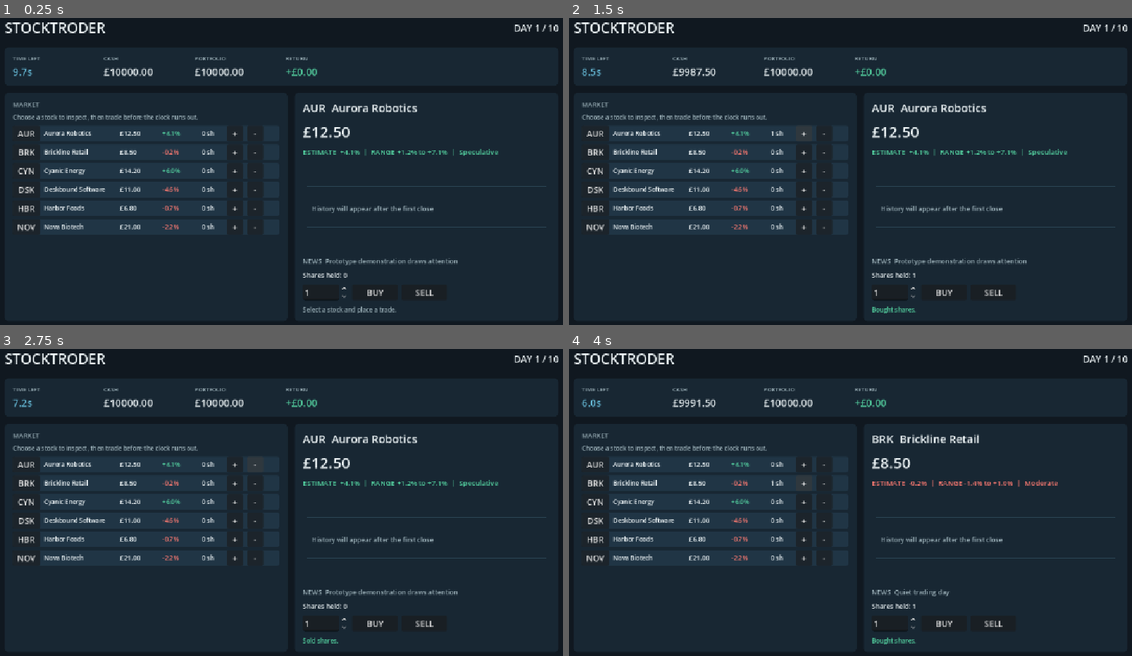
Above: before the commit, frames 1-4 (two rows, left to right).
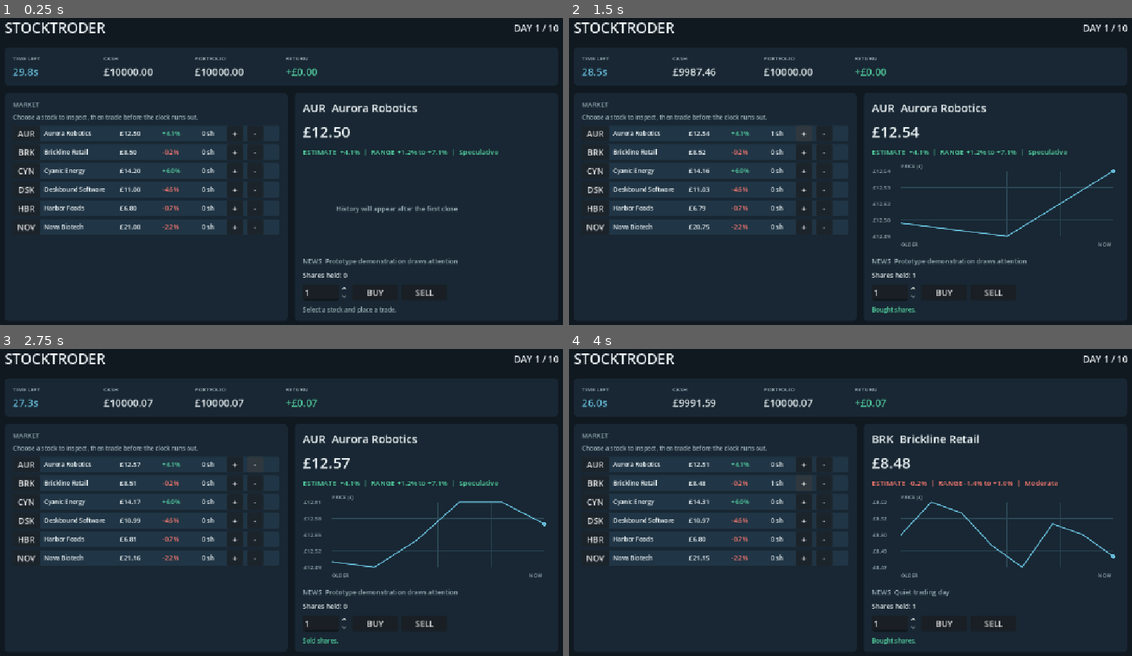
Above: after the commit, the same moments.

Repository: hardcoregandhi/stock-troder
Game: Godot game, scene res://scenes/main.tscn
Two runs of this game, one before a commit and one after it. Both use one fixed random seed, a clock stepped at 60 frames per second and the inputs below.
Inputs:
- Up to frame 1 (0.25 s): no input
- Up to frame 2 (1.5 s): click "AUR" at 0.5 s; click "+" at 1.25 s
- Up to frame 3 (2.75 s): click "-" at 2 s
- Up to frame 4 (4 s): click "BRK" at 2.75 s; click "+" at 3.5 s

The runs differ from the first frame. In frame 1, 0.5% of the frame differs, in the area x 2-98%, y 16-69%; in frame 2, 1.3%; in frame 3, 1.3%; in frame 4, 1.4%, in the area x 2-98%, y 16-75%.

Commit message:
Add live rounds and trading debrief

Diff:
--- a/scripts/application/day_timer.gd
+++ b/scripts/application/day_timer.gd
@@ -4,11 +4,11 @@
 signal time_updated(seconds_remaining: float)
 signal timed_out
 
-var duration_seconds: float = 10.0
+var duration_seconds: float = 30.0
 var seconds_remaining: float = 0.0
 var running: bool = false
 
-func start(new_duration_seconds: float = 10.0) -> void:
+func start(new_duration_seconds: float = 30.0) -> void:
 	duration_seconds = maxf(0.1, new_duration_seconds)
 	seconds_remaining = duration_seconds
 	running = true
--- a/scripts/application/trading_session.gd
+++ b/scripts/application/trading_session.gd
@@ -4,18 +4,21 @@
 signal run_started(state_snapshot: Dictionary)
 signal day_prepared(day_number: int, projections: Array[Dictionary], news: Array[Dictionary])
 signal time_updated(seconds_remaining: float)
+signal market_updated(state_snapshot: Dictionary)
 signal trade_completed(trade_result: Dictionary)
 signal trade_rejected(trade_result: Dictionary)
 signal day_resolved(day_number: int, resolution_result: Array[Dictionary], state_snapshot: Dictionary)
 signal run_completed(summary: Dictionary)
 
 const DEFAULT_SEED: int = 42_4242
-const DAY_LENGTH_SECONDS: float = 10.0
+const DAY_LENGTH_SECONDS: float = 30.0
+const MARKET_SAMPLE_INTERVAL_SECONDS: float = 0.5
 
 var game_state: GameState
 var market_simulator: MarketSimulator
 var trade_service: TradeService
 var day_timer: DayTimer
+var market_sample_elapsed: float = 0.0
 
 func _ready() -> void:
 	day_timer = DayTimer.new()
@@ -31,6 +34,7 @@
 	game_state = GameState.create_default(run_seed, run_total_days)
 	market_simulator = MarketSimulator.new(run_seed)
 	trade_service = TradeService.new()
+	market_sample_elapsed = 0.0
 	run_started.emit(state_snapshot())
 	_prepare_day()
 
@@ -39,6 +43,14 @@
 
 func sell(symbol: String, quantity: int) -> Dictionary:
 	return _execute_trade(trade_service.sell(game_state, symbol, quantity))
+
+func continue_to_next_day() -> bool:
+	if game_state == null or game_state.phase != GameState.Phase.DEBRIEF:
+		return false
+	game_state.current_day += 1
+	game_state.phase = GameState.Phase.PREPARING
+	_prepare_day()
+	return true
 
 func state_snapshot() -> Dictionary:
 	if game_state == null:
@@ -66,12 +78,23 @@
 	}
 
 func _prepare_day() -> void:
+	market_sample_elapsed = 0.0
 	var projections := market_simulator.prepare_day(game_state)
 	var news: Array[Dictionary] = []
 	for projection in projections:
 		news.append({"symbol": projection["symbol"], "text": projection["news"]})
 	day_prepared.emit(game_state.current_day, projections, news)
 	day_timer.start(DAY_LENGTH_SECONDS)
+
+func _process(delta: float) -> void:
+	if game_state == null or game_state.phase != GameState.Phase.TRADING or not day_timer.running:
+		return
+	market_sample_elapsed += delta
+	while market_sample_elapsed >= MARKET_SAMPLE_INTERVAL_SECONDS:
+		market_sample_elapsed -= MARKET_SAMPLE_INTERVAL_SECONDS
+		var progress := 1.0 - (day_timer.seconds_remaining / DAY_LENGTH_SECONDS)
+		market_simulator.update_live_prices(game_state, progress)
+		market_updated.emit(state_snapshot())
 
 func _on_day_timer_timed_out() -> void:
 	if game_state == null or game_state.phase != GameState.Phase.TRADING:
@@ -85,7 +108,6 @@
 	if is_final_day:
 		_emit_run_completed()
 		return
-	_prepare_day()
 
 func _on_time_updated(seconds_remaining: float) -> void:
 	time_updated.emit(seconds_remaining)
--- a/scripts/presentation/trading_dashboard.gd
+++ b/scripts/presentation/trading_dashboard.gd
@@ -26,6 +26,8 @@
 var quantity: SpinBox
 var chart: StockHistoryChart
 var summary_panel: PanelContainer
+var debrief_panel: PanelContainer
+var debrief_layer: Control
 var selected_symbol := "AUR"
 var row_labels: Dictionary = {}
 
@@ -39,16 +41,28 @@
 		queue_redraw()
 
 	func _draw() -> void:
-		var area := Rect2(8.0, 8.0, size.x - 16.0, size.y - 16.0)
-		for index in range(1, 4):
-			var y := area.position.y + area.size.y * float(index) / 4.0
-			draw_line(Vector2(area.position.x, y), Vector2(area.end.x, y), grid_color, 1.0)
+		var area := Rect2(58.0, 18.0, size.x - 70.0, size.y - 48.0)
+		if area.size.x <= 0.0 or area.size.y <= 0.0:
+			return
 		if values.size() < 2:
-			draw_string(ThemeDB.fallback_font, Vector2(18.0, size.y * 0.55), "History will appear after the first close", HORIZONTAL_ALIGNMENT_LEFT, -1.0, 13, MUTED)
+			draw_string(ThemeDB.fallback_font, Vector2(66.0, size.y * 0.55), "History will appear after the first close", HORIZONTAL_ALIGNMENT_LEFT, -1.0, 13, MUTED)
 			return
 		var minimum := float(values.min())
 		var maximum := float(values.max())
 		var spread := maxf(1.0, maximum - minimum)
+		for index in range(5):
+			var fraction := float(index) / 4.0
+			var y := area.position.y + area.size.y * fraction
+			draw_line(Vector2(area.position.x, y), Vector2(area.end.x, y), grid_color, 1.0)
+			var label_value := maximum - spread * fraction
+			draw_string(ThemeDB.fallback_font, Vector2(2.0, y + 4.0), _format_price(roundi(label_value)), HORIZONTAL_ALIGNMENT_LEFT, 52.0, 11, MUTED)
+		for index in range(1, 4):
+			var x := area.position.x + area.size.x * float(index) / 4.0
+			draw_line(Vector2(x, area.position.y), Vector2(x, area.end.y), grid_color, 1.0)
+		draw_line(Vector2(area.position.x, area.end.y), Vector2(area.end.x, area.end.y), MUTED, 1.0)
+		draw_string(ThemeDB.fallback_font, Vector2(area.position.x, size.y - 10.0), "OLDER", HORIZONTAL_ALIGNMENT_LEFT, -1.0, 10, MUTED)
+		draw_string(ThemeDB.fallback_font, Vector2(area.end.x - 30.0, size.y - 10.0), "NOW", HORIZONTAL_ALIGNMENT_LEFT, -1.0, 10, MUTED)
+		draw_string(ThemeDB.fallback_font, Vector2(area.position.x, 12.0), "PRICE (£)", HORIZONTAL_ALIGNMENT_LEFT, -1.0, 10, MUTED)
 		var points := PackedVector2Array()
 		for index in values.size():
 			var x := area.position.x + area.size.x * float(index) / float(values.size() - 1)
@@ -57,12 +71,16 @@
 		draw_polyline(points, line_color, 2.0, true)
 		draw_circle(points[points.size() - 1], 4.0, line_color)
 
+	func _format_price(price_pence: int) -> String:
+		return "£%d.%02d" % [price_pence / 100, price_pence % 100]
+
 func setup(new_session: TradingSession) -> void:
 	session = new_session
 	_build_ui()
 	session.run_started.connect(_on_state_changed)
 	session.day_prepared.connect(_on_day_prepared)
 	session.time_updated.connect(_on_time_updated)
+	session.market_updated.connect(_on_market_updated)
 	session.day_resolved.connect(_on_day_resolved)
 	session.trade_completed.connect(_on_trade_result)
 	session.trade_rejected.connect(_on_trade_result)
@@ -115,7 +133,7 @@
 	grid.add_theme_constant_override("h_separation", 30)
 	grid.add_theme_constant_override("v_separation", 2)
 	panel.add_child(grid)
-	clock_label = _status_item(grid, "TIME LEFT", "10.0s", ACCENT)
+	clock_label = _status_item(grid, "TIME LEFT", "30.0s", ACCENT)
 	cash_label = _status_item(grid, "CASH", "£0.00", TEXT)
 	portfolio_label = _status_item(grid, "PORTFOLIO", "£0.00", TEXT)
 	return_label = _status_item(grid, "RETURN", "£0.00", POSITIVE)
@@ -224,8 +242,13 @@
 	if clock_label != null:
 		clock_label.text = "%.1fs" % seconds
 
-func _on_day_resolved(_day: int, _resolutions: Array[Dictionary], _snapshot: Dictionary) -> void:
-	_refresh()
+func _on_market_updated(_snapshot: Dictionary) -> void:
+	_refresh()
+
+func _on_day_resolved(day: int, resolutions: Array[Dictionary], _snapshot: Dictionary) -> void:
+	_refresh()
+	if session.game_state.phase == GameState.Phase.DEBRIEF:
+		_show_debrief(day, resolutions)
 
 func _on_trade_result(result: Dictionary) -> void:
 	trade_feedback.text = result["message"]
@@ -311,7 +334,7 @@
 	detail_projection.add_theme_color_override("font_color", POSITIVE if stock.projection_change >= 0 else NEGATIVE)
 	detail_news.text = "NEWS  %s" % stock.current_news
 	detail_shares.text = "Shares held: %d" % int(state.holdings[stock.symbol])
-	chart.set_values(stock.price_history_pence)
+	chart.set_values(stock.graph_history_pence())
 
 func _select_stock(symbol: String) -> void:
 	selected_symbol = symbol
@@ -330,6 +353,58 @@
 
 func _on_sell_detail() -> void:
 	session.sell(selected_symbol, int(quantity.value))
+
+func _show_debrief(day: int, resolutions: Array[Dictionary]) -> void:
+	if debrief_panel != null:
+		return
+	debrief_layer = Control.new()
+	debrief_layer.set_anchors_and_offsets_preset(Control.PRESET_FULL_RECT)
+	debrief_layer.mouse_filter = Control.MOUSE_FILTER_STOP
+	add_child(debrief_layer)
+	var dimmer := ColorRect.new()
+	dimmer.color = Color(0.02, 0.05, 0.07, 0.78)
+	dimmer.set_anchors_and_offsets_preset(Control.PRESET_FULL_RECT)
+	dimmer.mouse_filter = Control.MOUSE_FILTER_IGNORE
+	debrief_layer.add_child(dimmer)
+	var center := CenterContainer.new()
+	center.set_anchors_and_offsets_preset(Control.PRESET_FULL_RECT)
+	debrief_layer.add_child(center)
+	debrief_panel = _panel()
+	debrief_panel.custom_minimum_size = Vector2(560, 390)
+	center.add_child(debrief_panel)
+	var content := VBoxContainer.new()
+	content.add_theme_constant_override("separation", 8)
+	debrief_panel.add_child(content)
+	content.add_child(_label("DAY %d DEBRIEF" % day, 24, TEXT))
+	content.add_child(_label("The round is complete. Review the movement before starting the next round.", 12, MUTED))
+	for resolution in resolutions:
+		var change := float(resolution["change"]) * 100.0
+		var change_color := POSITIVE if change >= 0.0 else NEGATIVE
+		var row := _label(
+			"%s  %s  %+.1f%%  |  %s" % [
+				resolution["symbol"],
+				_format_pence(int(resolution["current_price_pence"])),
+				change,
+				resolution["news"],
+			],
+			12,
+			change_color,
+		)
+		row.autowrap_mode = TextServer.AUTOWRAP_WORD_SMART
+		content.add_child(row)
+	var portfolio := _label("Portfolio value: %s" % _format_pence(session.game_state.portfolio_value_pence()), 14, TEXT)
+	content.add_child(portfolio)
+	var next_day := Button.new()
+	next_day.text = "NEXT DAY"
+	next_day.custom_minimum_size.y = 38
+	next_day.pressed.connect(_continue_after_debrief)
+	content.add_child(next_day)
+
+func _continue_after_debrief() -> void:
+	if session.continue_to_next_day() and debrief_panel != null:
+		debrief_layer.queue_free()
+		debrief_layer = null
+		debrief_panel = null
 
 func _on_run_completed(summary: Dictionary) -> void:
 	if summary_panel != null:
@@ -351,6 +426,10 @@
 	content.add_child(restart)
 
 func _restart_run() -> void:
+	if debrief_layer != null:
+		debrief_layer.queue_free()
+		debrief_layer = null
+		debrief_panel = null
 	summary_panel.queue_free()
 	summary_panel = null
 	row_labels.clear()
--- a/scripts/simulation/game_state.gd
+++ b/scripts/simulation/game_state.gd
@@ -5,6 +5,7 @@
 	PREPARING,
 	TRADING,
 	RESOLVING,
+	DEBRIEF,
 	COMPLETE,
 }
 
--- a/scripts/simulation/market_simulator.gd
+++ b/scripts/simulation/market_simulator.gd
@@ -28,6 +28,24 @@
 	state.phase = GameState.Phase.TRADING
 	return projections
 
+func update_live_prices(state: GameState, progress: float) -> Array[Dictionary]:
+	if state.phase != GameState.Phase.TRADING:
+		return []
+	var updates: Array[Dictionary] = []
+	var clamped_progress := clampf(progress, 0.0, 1.0)
+	for stock in state.stocks:
+		var target_price := maxi(PRICE_FLOOR_PENCE, stock.projected_price_pence)
+		var path_price := lerpf(float(stock.round_open_price_pence), float(target_price), clamped_progress)
+		var live_noise := random.randf_range(-stock.volatility * 0.10, stock.volatility * 0.10)
+		var live_price := maxi(PRICE_FLOOR_PENCE, roundi(path_price * (1.0 + live_noise)))
+		stock.set_live_price(live_price)
+		updates.append({
+			"symbol": stock.symbol,
+			"current_price_pence": stock.current_price_pence,
+			"progress": clamped_progress,
+		})
+	return updates
+
 func resolve_day(state: GameState) -> Array[Dictionary]:
 	if state.phase != GameState.Phase.TRADING:
 		return []
@@ -36,19 +54,19 @@
 	for stock in state.stocks:
 		var resolution_noise := random.randf_range(-stock.volatility * 0.35, stock.volatility * 0.35)
 		var actual_change := stock.projection_change + resolution_noise
-		var next_price := maxi(PRICE_FLOOR_PENCE, roundi(float(stock.current_price_pence) * (1.0 + actual_change)))
+		var next_price := maxi(PRICE_FLOOR_PENCE, roundi(float(stock.round_open_price_pence) * (1.0 + actual_change)))
 		stock.append_resolved_price(next_price)
 		resolutions.append({
 			"symbol": stock.symbol,
 			"previous_price_pence": stock.previous_price_pence,
 			"current_price_pence": stock.current_price_pence,
 			"change": actual_change,
+			"news": stock.current_news,
 		})
 	if state.current_day >= state.total_days:
 		state.phase = GameState.Phase.COMPLETE
 	else:
-		state.current_day += 1
-		state.phase = GameState.Phase.PREPARING
+		state.phase = GameState.Phase.DEBRIEF
 	return resolutions
 
 func _choose_event(stock: StockData) -> Dictionary:
--- a/scripts/simulation/stock_data.gd
+++ b/scripts/simulation/stock_data.gd
@@ -6,7 +6,9 @@
 var personality: String
 var current_price_pence: int
 var previous_price_pence: int
+var round_open_price_pence: int
 var price_history_pence: Array[int] = []
+var live_price_history_pence: Array[int] = []
 var volatility: float
 var trend: float
 var news_events: Array[Dictionary] = []
@@ -33,6 +35,7 @@
 	personality = stock_personality
 	current_price_pence = initial_price_pence
 	previous_price_pence = initial_price_pence
+	round_open_price_pence = initial_price_pence
 	price_history_pence.append(initial_price_pence)
 	volatility = stock_volatility
 	trend = stock_trend
@@ -67,6 +70,9 @@
 	]
 
 func set_projection(change: float, low: float, high: float, news: String, impact: float) -> void:
+	round_open_price_pence = current_price_pence
+	live_price_history_pence.clear()
+	live_price_history_pence.append(current_price_pence)
 	projection_change = change
 	projection_low = low
 	projection_high = high
@@ -76,10 +82,21 @@
 	news_impact = impact
 	projected_price_pence = maxi(100, roundi(float(current_price_pence) * (1.0 + change)))
 
+func set_live_price(price_pence: int) -> void:
+	current_price_pence = maxi(100, price_pence)
+	live_price_history_pence.append(current_price_pence)
+
 func append_resolved_price(price_pence: int) -> void:
 	previous_price_pence = current_price_pence
 	current_price_pence = maxi(100, price_pence)
 	price_history_pence.append(current_price_pence)
+	live_price_history_pence.append(current_price_pence)
+
+func graph_history_pence() -> Array[int]:
+	var history: Array[int] = price_history_pence.duplicate()
+	for index in range(1, live_price_history_pence.size()):
+		history.append(live_price_history_pence[index])
+	return history
 
 func _confidence_label() -> String:
 	if volatility <= 0.03:
Not shown, changed: AGENTS.md
Not shown, changed: docs/architecture.md
Not shown, changed: docs/game-design.md
